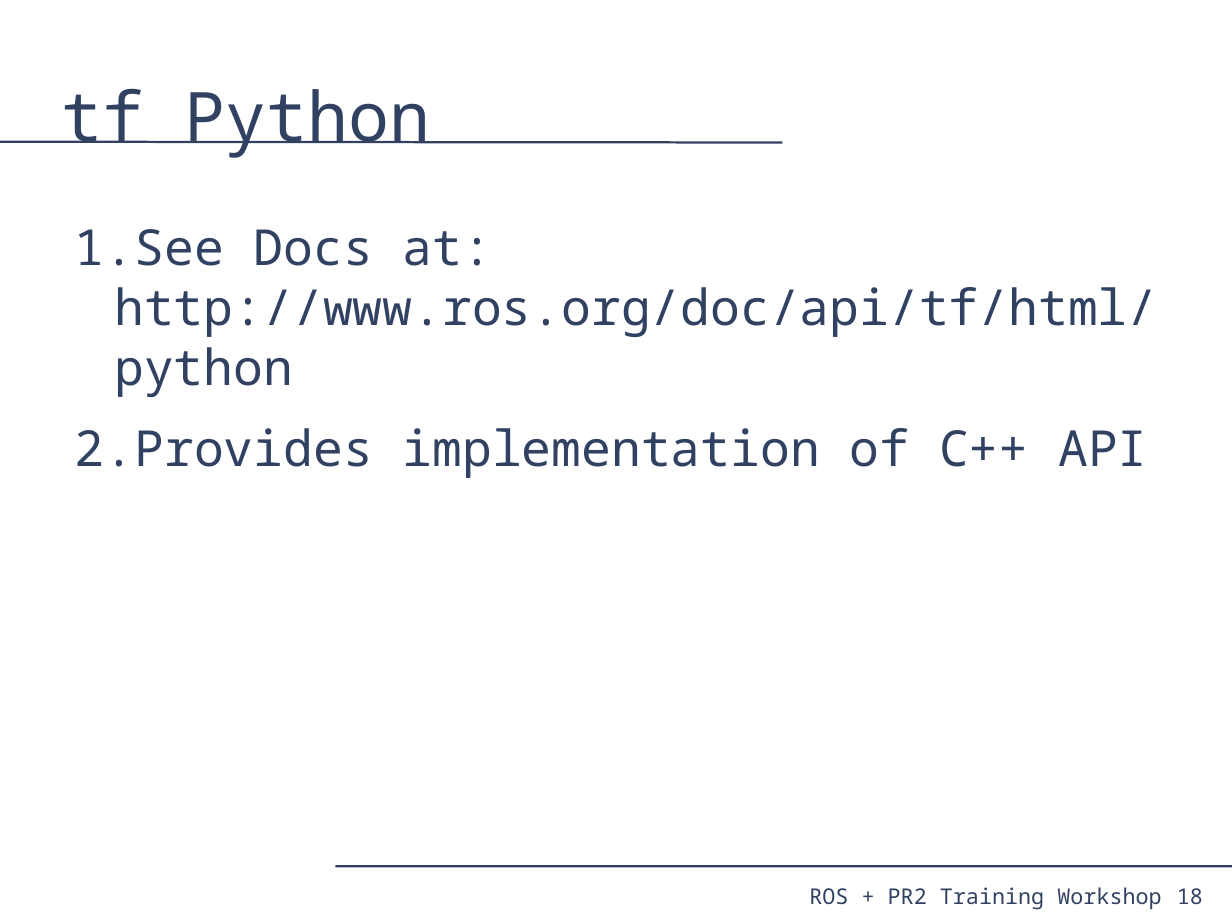
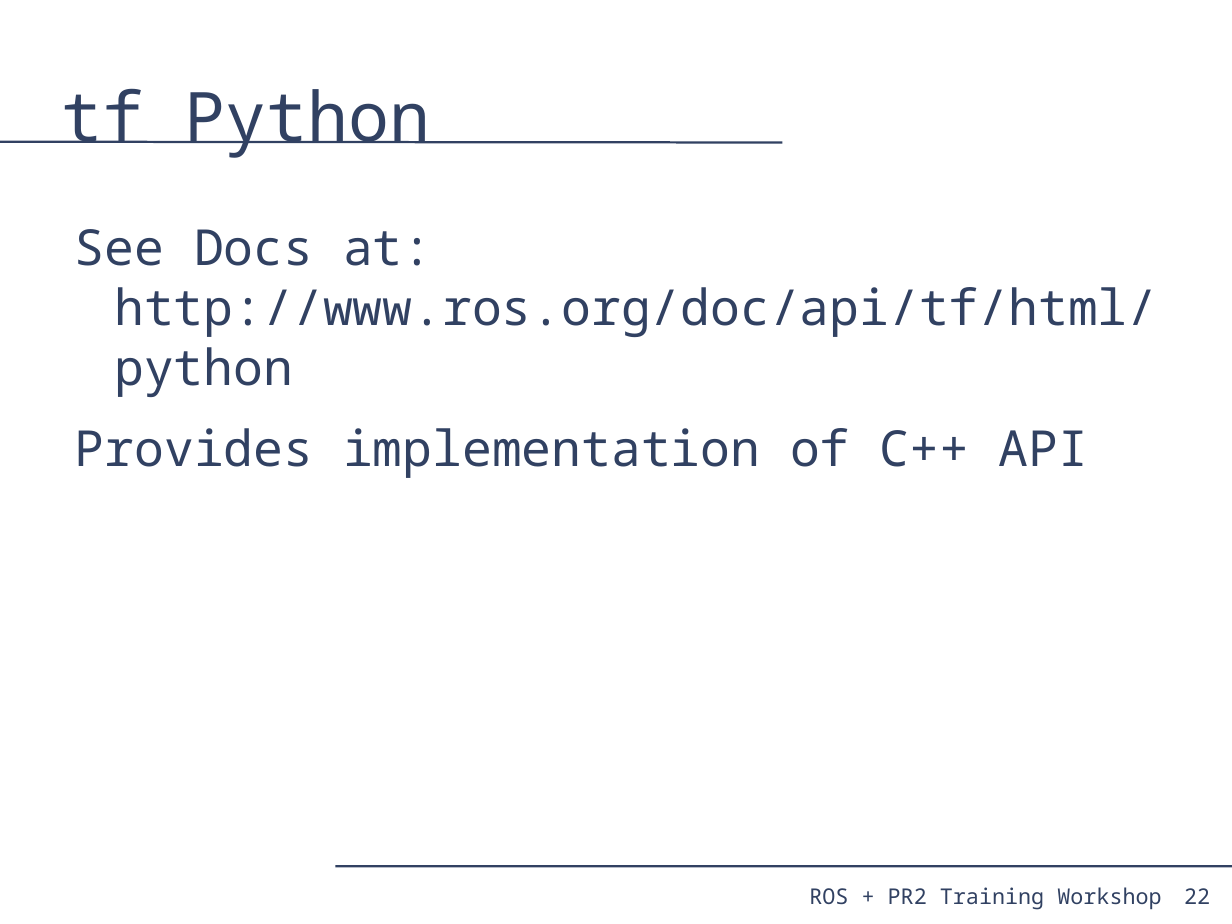
Before and after one commit to PR2/pr2_docs, a slide deck: slide 22 of pr2_training_workshop/tf/tf_training.odp (slide 18 before the commit). Drawn at 1232x924 pixels with LibreOffice and Linux fonts; fonts in the diff are those of the drawing. Boxes give left, top, right and bottom in pixels: in the first picture for what was removed or moved away, otherwise in the second. Text is boxed around its words. In the diff, an @@ line names an element or a change of style, - is before the commit and + after.

```diff
--- a/pr2_training_workshop/tf/tf_training.odp
+++ b/pr2_training_workshop/tf/tf_training.odp
@@ text "See Docs at: http://www.ros.org/doc/api/tf/html/python" at box(75, 229, 1157, 478): bullet 1. to none @@
@@ page number removed at box(1177, 888, 1203, 904) @@
-18
@@ page number added at box(1184, 888, 1210, 904), 14 pt, text #314162 @@
+22
```
Also in this commit, not shown: 20 other slides changed, 7 slides added.
